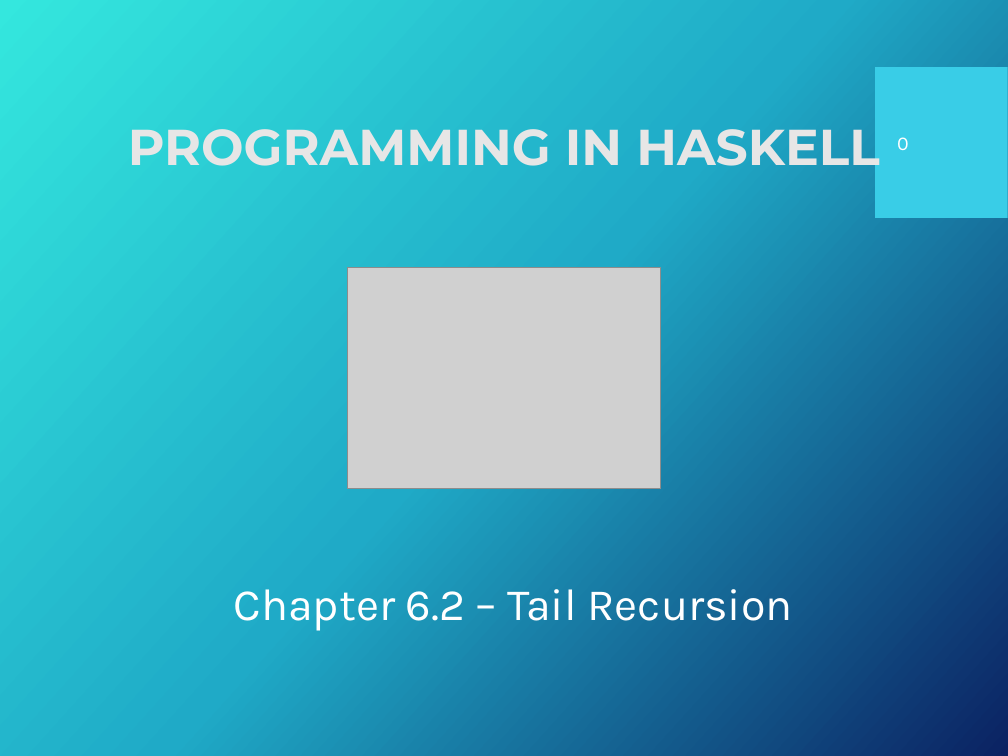
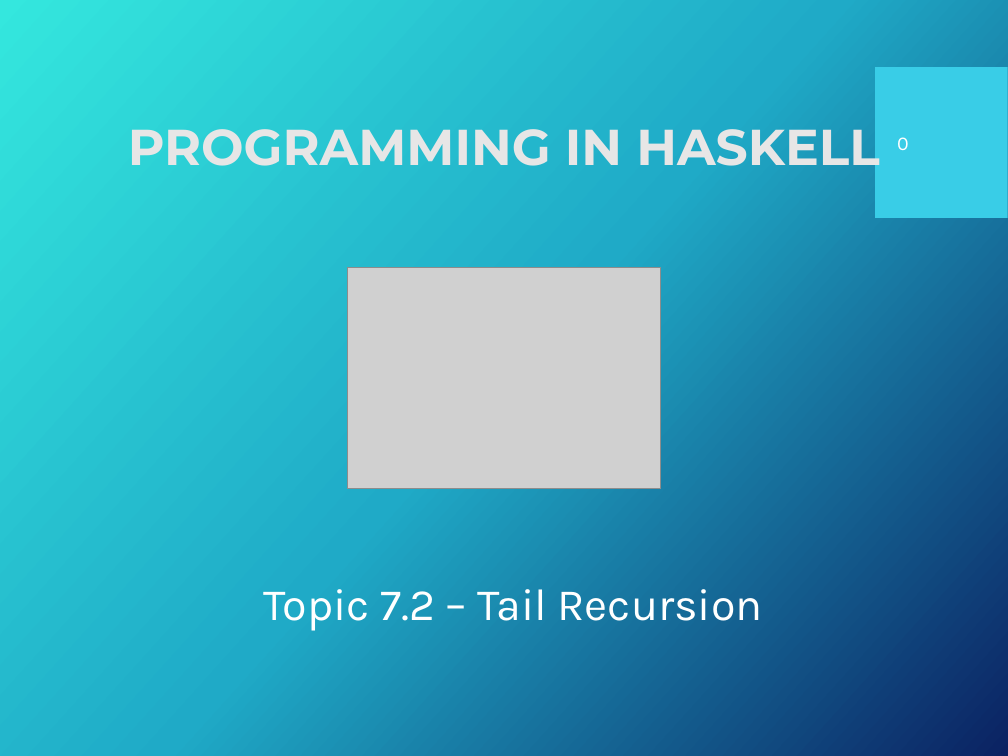
Before and after one commit to Fun-Prog-26/fun-prog-26, a slide deck: slide 1 of topic07-recursive-functions/unit-07a-lectures/talk-2/b-tail-recursion.pptx. Drawn at 1008x756 pixels with LibreOffice and Linux fonts; fonts in the diff are those of the drawing; grey boxes stand for pictures; background and template pictures are left out. Boxes give left, top, right and bottom in pixels: in the first picture for what was removed or moved away, otherwise in the second. Text is boxed around its words. In the diff, an @@ line names an element or a change of style, - is before the commit and + after.

Commit message:
update topic 7 - recursion

```diff
--- a/topic07-recursive-functions/unit-07a-lectures/talk-2/b-tail-recursion.pptx
+++ b/topic07-recursive-functions/unit-07a-lectures/talk-2/b-tail-recursion.pptx
@@ text at bbox=[264, 589, 763, 631]: text changed @@
-Chapter 6.2 – Tail Recursion
+Topic 7.2 – Tail Recursion
```
Also in this commit, not shown: 21 other files.
